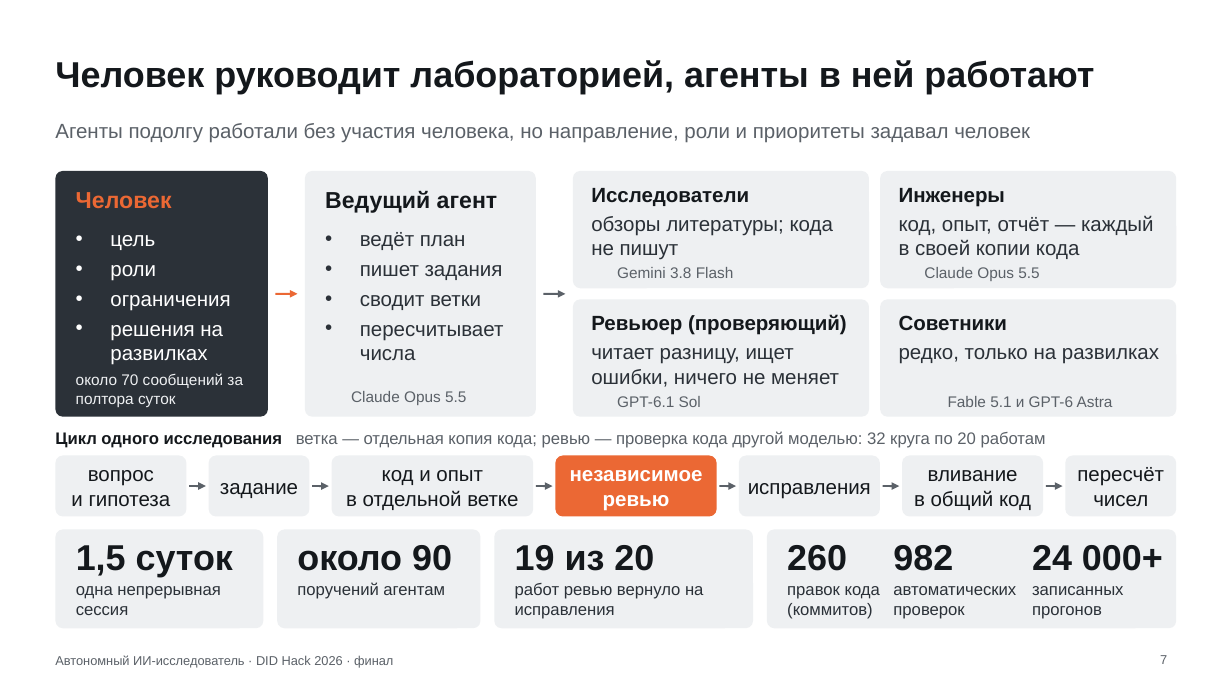
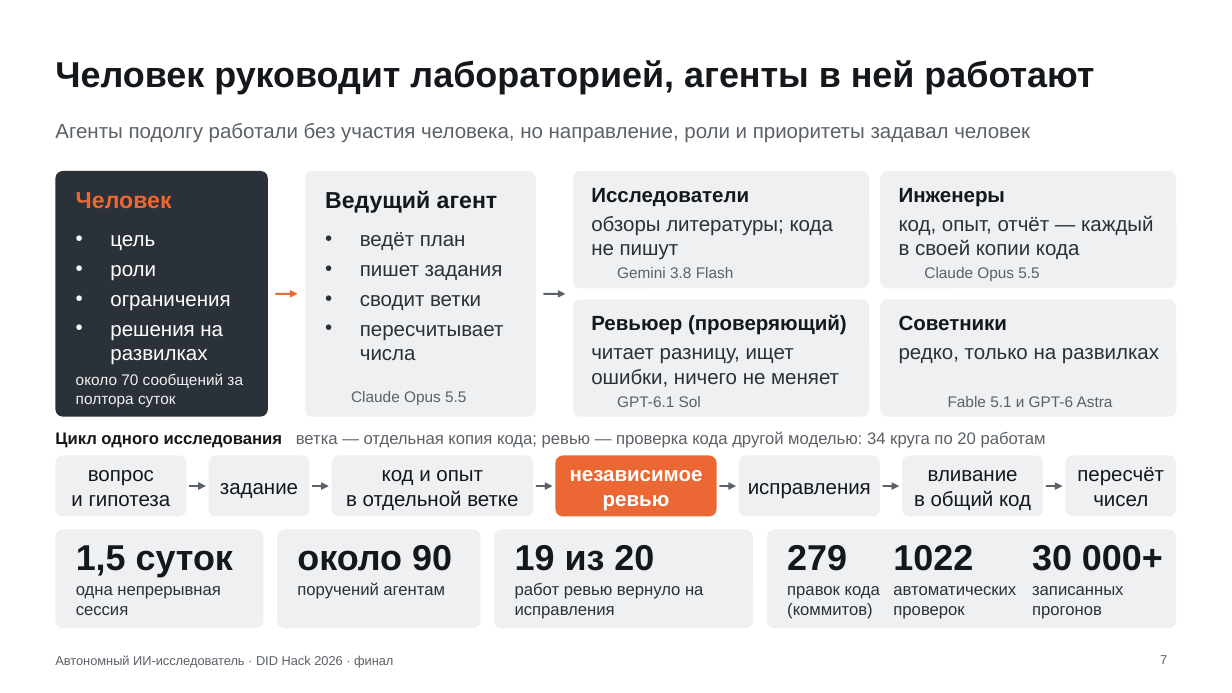
Before and after one commit to Mput13/did-hack, a slide deck: slide 7 of presentation/final.pptx. Drawn at 1232x693 pixels with LibreOffice and Linux fonts; fonts in the diff are those of the drawing; background and template pictures are left out. Boxes give left, top, right and bottom in pixels: in the first picture for what was removed or moved away, otherwise in the second. Text is boxed around its words. In the diff, an @@ line names an element or a change of style, - is before the commit and + after.

```diff
--- a/presentation/final.pptx
+++ b/presentation/final.pptx
@@ text at bbox=[55, 431, 1046, 448]: text changed @@
-Цикл одного исследования ветка — отдельная копия кода; ревью — проверка кода другой моделью: 32 круга по 20 работам
+Цикл одного исследования ветка — отдельная копия кода; ревью — проверка кода другой моделью: 34 круга по 20 работам
@@ text at bbox=[787, 545, 847, 571]: text changed @@
-260
+279
@@ text at bbox=[893, 545, 973, 571]: text changed @@
-982
+1022
@@ text at bbox=[1032, 545, 1163, 571]: text changed @@
-24 000+
+30 000+
```
Also in this commit, not shown: 4 other slides changed, 18 other files.
